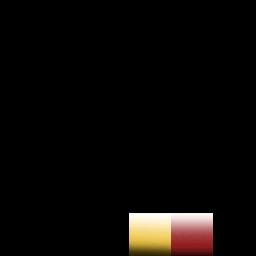
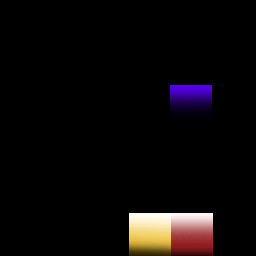
Layer changes from the first 256 x 256 image to the second:
added layer "Grass copy 5" (1st of 2) above "Grass copy 5" over <box>170,85,212,128</box>
added layer "Grass copy 5" (2nd of 2) above "Emission" over <box>170,85,212,128</box>
